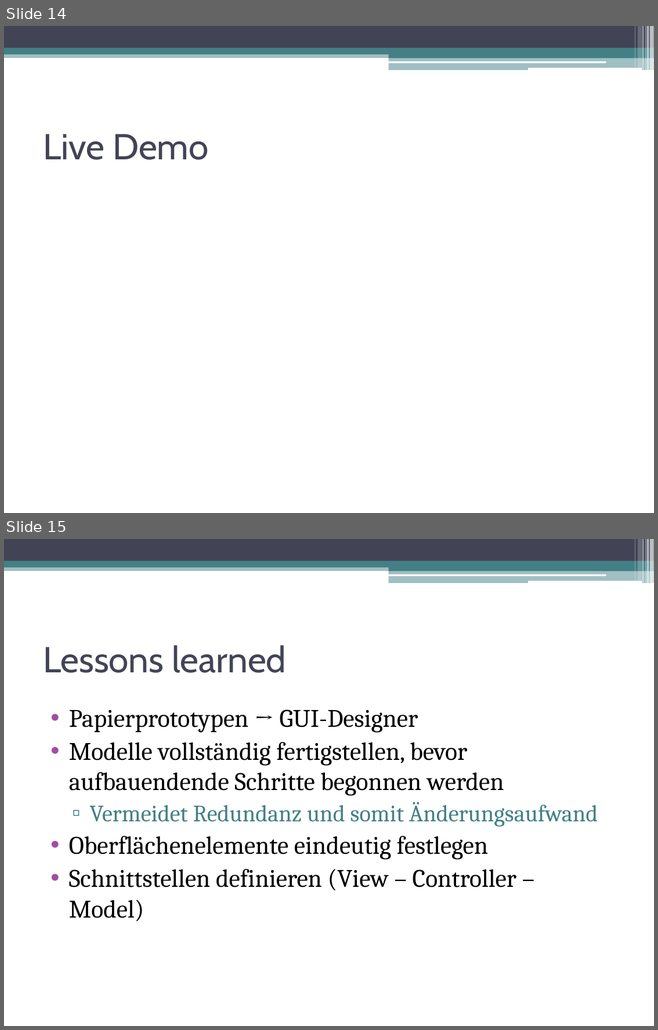
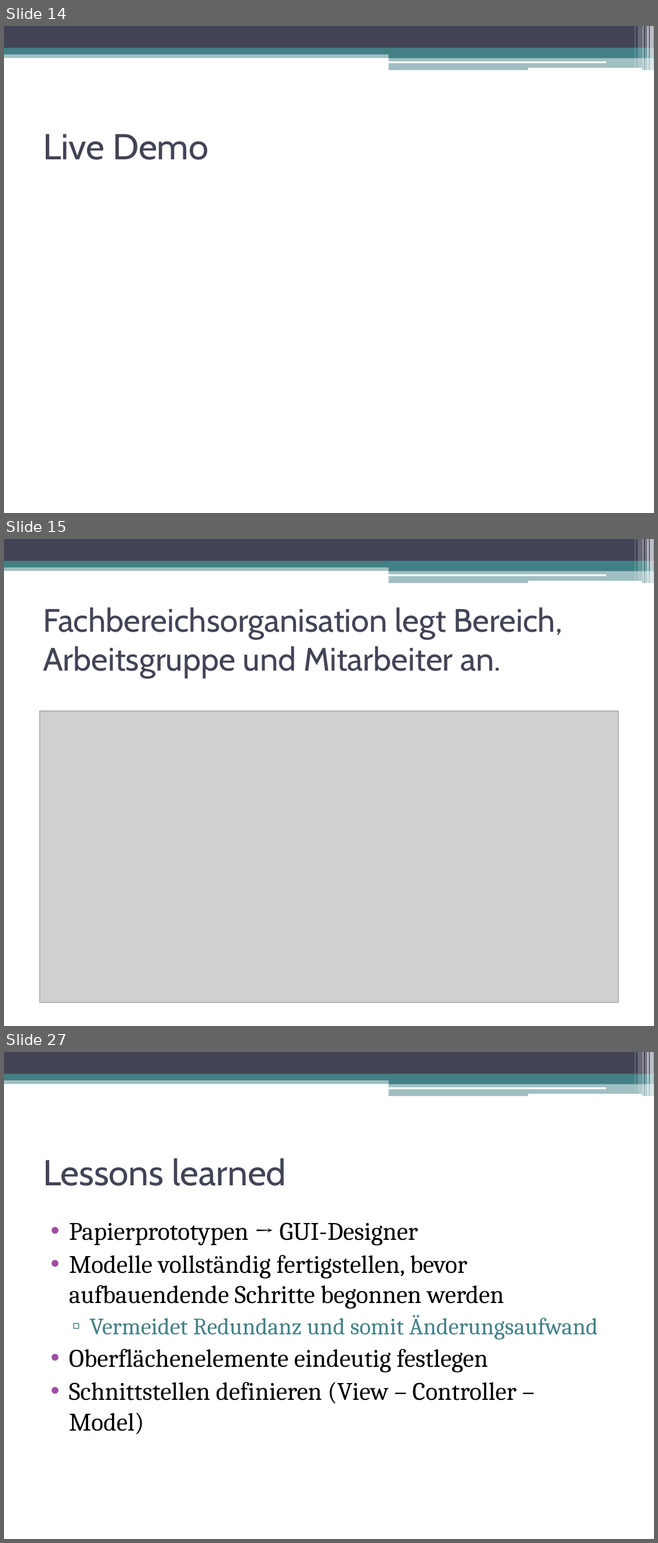
Before and after one commit to DanJoeHa/Fallstudie, a slide deck: Projektmanagement/Abschlusspräsentation.pptx. Shown one above the other, each under a label of ours: slides 14 and 15 before the commit, slides 14, 15 and 27 after it; the slides between them are not shown. The pictures are 658x1030 and 658x1543 pixels, drawn with LibreOffice and Linux fonts; fonts in the diff are those of the drawing; grey boxes stand for pictures. Boxes give left, top, right and bottom in pixels: in the first picture for what was removed or moved away, otherwise in the second. Text is boxed around its words. In the diff, an @@ line names an element or a change of style, - is before the commit and + after.

```diff
--- a/Projektmanagement/Abschlusspräsentation.pptx
+++ b/Projektmanagement/Abschlusspräsentation.pptx
@@ slide 15 added at <box>4,539,654,1026</box>, background #FFFFFF; not listed: 13 template elements that a slide beside it also shows @@
@@ title added at <box>43,607,563,678</box>, 36 pt, text #424456 @@
+Fachbereichsorganisation legt Bereich, Arbeitsgruppe und Mitarbeiter an.
@@ picture added at <box>40,711,618,1003</box> @@
@@ what was slide 15 is now slide 27 @@
```
Also in this commit, not shown: 1 slide changed, 11 other slides added, 1 other file.
